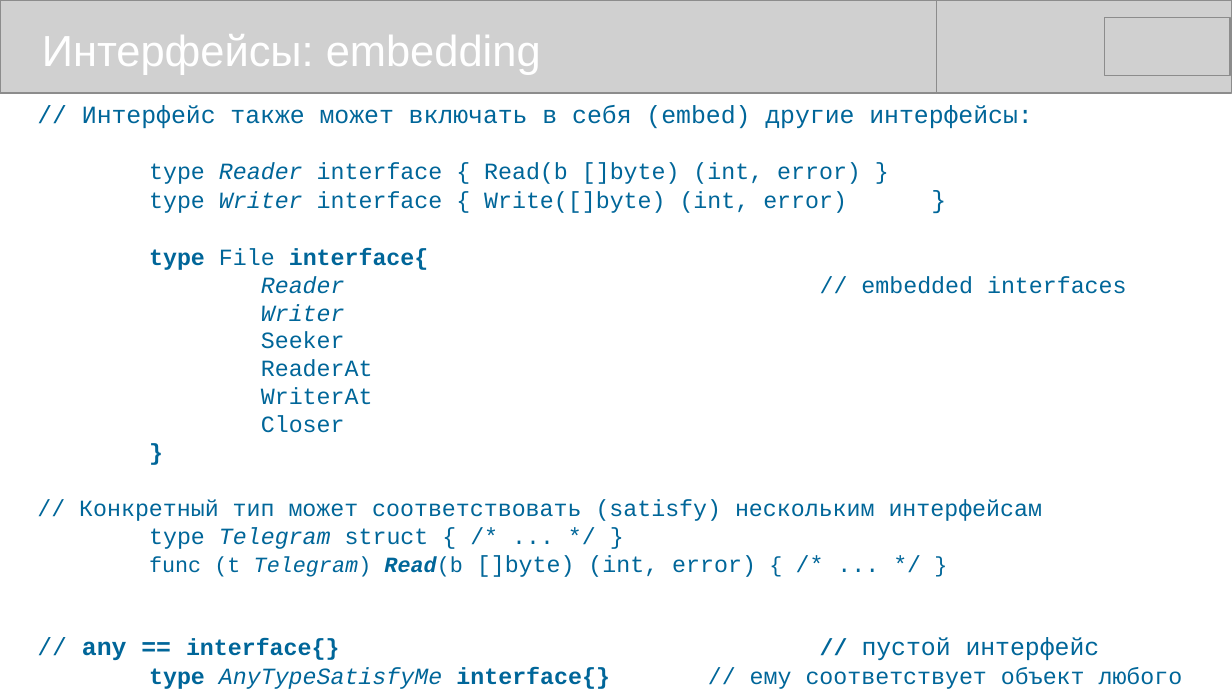
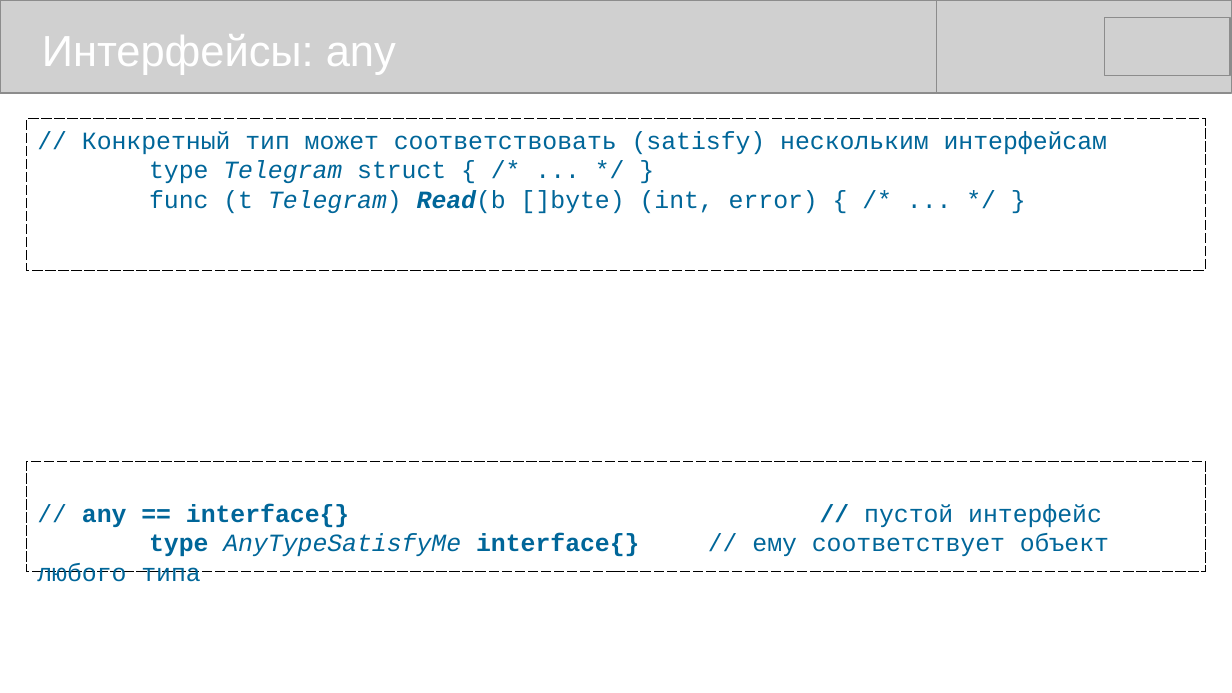
Before and after one commit to mike-shock/Go_language, a slide deck: slide 29 of Go_Preview.odp (slide 28 before the commit). Drawn at 1232x693 pixels with LibreOffice and Linux fonts; fonts in the diff are those of the drawing; grey boxes stand for pictures. Boxes give left, top, right and bottom in pixels: in the first picture for what was removed or moved away, otherwise in the second. Text is boxed around its words. In the diff, an @@ line names an element or a change of style, - is before the commit and + after.

```diff
--- a/Go_Preview.odp
+++ b/Go_Preview.odp
@@ text at [42,34,396,75]: text changed @@
-Интерфейсы: embedding
+Интерфейсы: any
@@ rectangle added at [27,119,1206,271], outline #000000 0 pt dashed, 16 pt, text #006699 @@
+// Конкретный тип может соответствовать (satisfy) нескольким интерфейсам
+type Telegram struct { /* ... */ }
+func (t Telegram) Read(b []byte) (int, error) { /* ... */ }
@@ text removed at [79,105,1183,689] @@
-// Интерфейс также может включать в себя (embed) другие интерфейсы:
-type Reader interface { Read(b []byte) (int, error) }
-type Writer interface { Write([]byte) (int, error) }
-type File interface{
-Reader // embedded interfaces
-Writer
-Seeker
-ReaderAt
-WriterAt
-Closer
-}
-// Конкретный тип может соответствовать (satisfy) нескольким интерфейсам
-type Telegram struct { /* ... */ }
-func (t Telegram) Read(b []byte) (int, error) { /* ... */ }
-// any == interface{} // пустой интерфейс
-type AnyTypeSatisfyMe interface{} // ему соответствует объект любого типа
@@ rectangle added at [27,462,1206,571], outline #000000 0 pt dashed, 16 pt, text #006699 @@
+// any == interface{} // пустой интерфейс
+type AnyTypeSatisfyMe interface{} // ему соответствует объект любого типа
```
Also in this commit, not shown: 1 slide added, 1 other file.
